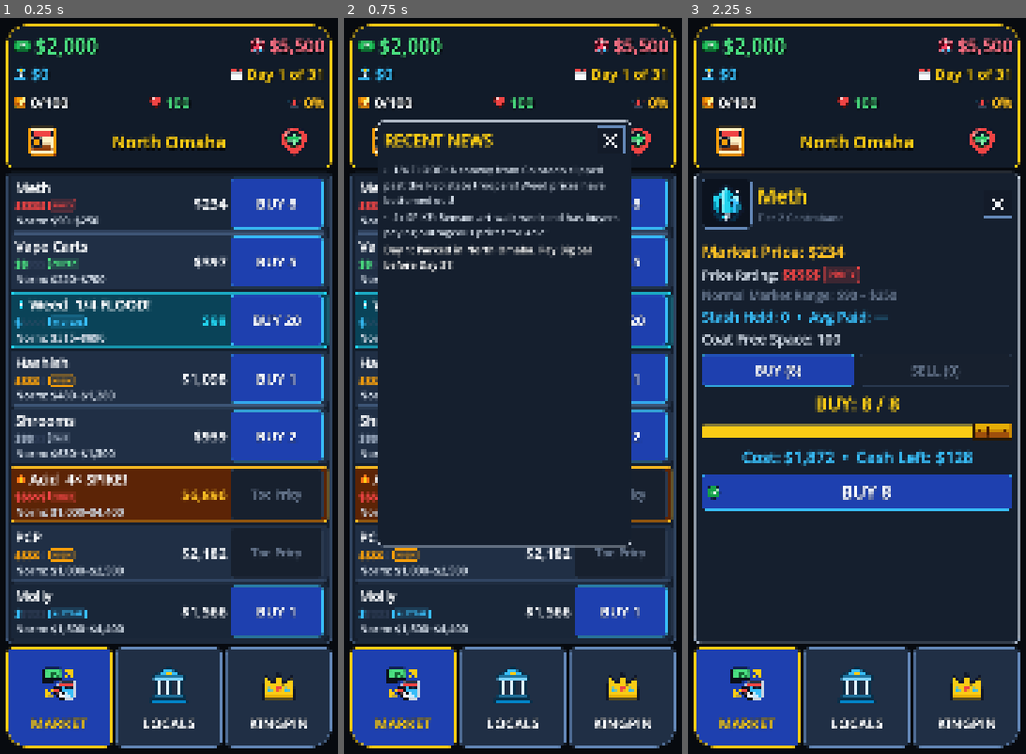
Above: before the commit, frames 1-3 (left to right).
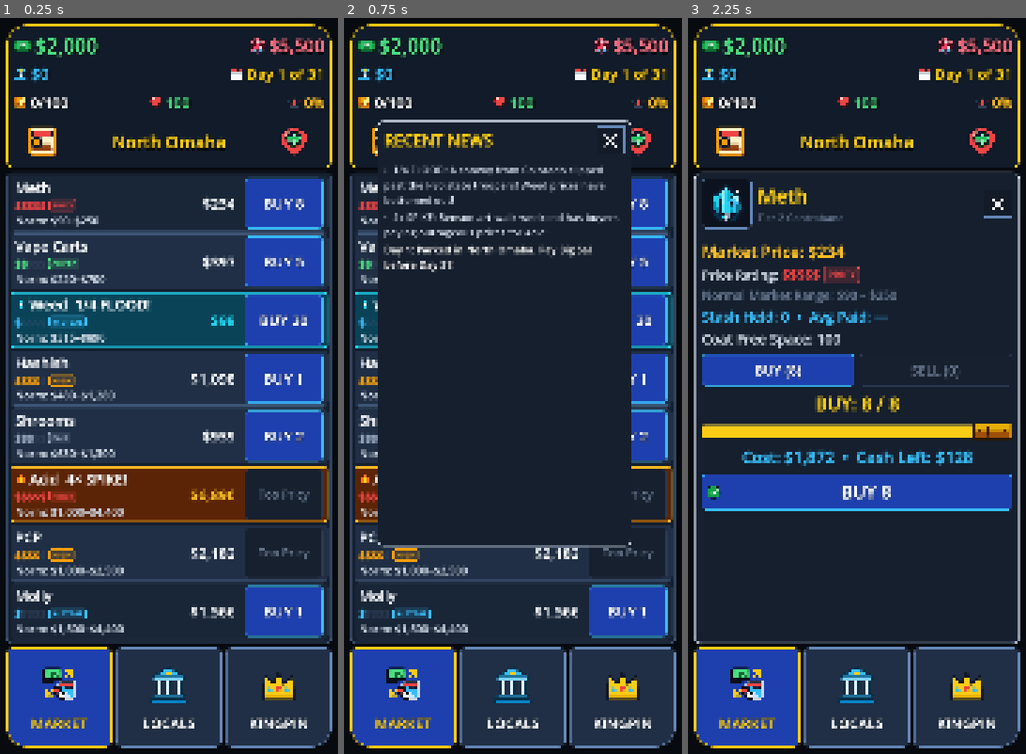
Above: after the commit, the same moments.

Repository: TimGoergen/dope-wars
Game: Godot game, scene res://Main.tscn
The game is run twice, just before and just after one commit, with the same random seed, the same clock (stepped at 60 frames per second) and the same inputs.
Inputs (mouse positions are in pixels of both pictures, inside the frame that each line leads up to):
- Up to frame 1 (0.25 s): no input
- Up to frame 2 (0.75 s): click (387, 143) at 0.52 s
- Up to frame 3 (2.25 s): click (982, 143) at 1.27 s; click (809, 202) at 2.02 s

The runs differ from the first frame. In frame 1, 4.3% of the frame differs, in the area x 53-92%, y 21-85%; in frame 2, 1.2%; in frame 3, nothing differs.

Commit message:
fix(ui): prevent market row price from overlapping sell button and expand gap to buy button

Diff:
--- a/game/scripts/Main.gd
+++ b/game/scripts/Main.gd
@@ -453,12 +453,13 @@
 		var row_hbox := HBoxContainer.new()
 		row_hbox.size_flags_horizontal = Control.SIZE_EXPAND_FILL
 		row_hbox.size_flags_vertical = Control.SIZE_EXPAND_FILL
-		row_hbox.add_theme_constant_override("separation", 12)
+		row_hbox.add_theme_constant_override("separation", 30)
 		row_panel.add_child(row_hbox)
 
 		# Left/Middle clickable area to open the Trade Slider Modal
 		var row_tap_btn := Button.new()
 		UiPalette.style_flat_inert_button(row_tap_btn)
+		row_tap_btn.clip_contents = true
 		row_tap_btn.size_flags_horizontal = Control.SIZE_EXPAND_FILL
 		row_tap_btn.size_flags_vertical = Control.SIZE_EXPAND_FILL
 		row_tap_btn.gui_input.connect(_on_market_scroll_input)
@@ -486,9 +487,11 @@
 		left_vbox.alignment = BoxContainer.ALIGNMENT_CENTER
 		left_vbox.add_theme_constant_override("separation", 2)
 		left_vbox.mouse_filter = Control.MOUSE_FILTER_IGNORE
+		left_vbox.clip_contents = true
 		info_hbox.add_child(left_vbox)
 
 		var name_row := HBoxContainer.new()
+		name_row.size_flags_horizontal = Control.SIZE_EXPAND_FILL
 		name_row.add_theme_constant_override("separation", 8)
 		name_row.mouse_filter = Control.MOUSE_FILTER_IGNORE
 		left_vbox.add_child(name_row)
@@ -500,6 +503,10 @@
 
 		var name_lbl := UiPalette.add_label(name_row, String(p_def["name"]), UiPalette.FONT_DRUG_NAME, UiPalette.TEXT_PRIMARY, false, true)
 		name_lbl.mouse_filter = Control.MOUSE_FILTER_IGNORE
+		name_lbl.autowrap_mode = TextServer.AUTOWRAP_OFF
+		name_lbl.clip_text = true
+		name_lbl.text_overrun_behavior = TextServer.OVERRUN_TRIM_ELLIPSIS
+		name_lbl.size_flags_horizontal = Control.SIZE_EXPAND_FILL
 
 		# 5-Tier "$$$$$" Price Meter + Companion Pill Badge (Above Norm: $X–$Y)
 		var meter_row := HBoxContainer.new()
@@ -541,17 +548,24 @@
 
 		var sub_lbl := UiPalette.add_label(left_vbox, "", UiPalette.FONT_DRUG_SUB, UiPalette.TEXT_SECONDARY, false, false)
 		sub_lbl.mouse_filter = Control.MOUSE_FILTER_IGNORE
+		sub_lbl.autowrap_mode = TextServer.AUTOWRAP_OFF
+		sub_lbl.clip_text = true
+		sub_lbl.text_overrun_behavior = TextServer.OVERRUN_TRIM_ELLIPSIS
+		sub_lbl.size_flags_horizontal = Control.SIZE_EXPAND_FILL
 
 		# Big Price Display
 		var price_lbl := UiPalette.add_label(info_hbox, "$0", UiPalette.FONT_DRUG_PRICE, UiPalette.TEXT_PRIMARY, false, true)
 		price_lbl.horizontal_alignment = HORIZONTAL_ALIGNMENT_RIGHT
 		price_lbl.vertical_alignment = VERTICAL_ALIGNMENT_CENTER
 		price_lbl.mouse_filter = Control.MOUSE_FILTER_IGNORE
+		price_lbl.autowrap_mode = TextServer.AUTOWRAP_OFF
+		price_lbl.size_flags_horizontal = Control.SIZE_SHRINK_END
 
 		# Right-edge 1-Tap Quick Action Button ([BUY N] / [SELL] / [DUMP N])
 		var quick_btn := Button.new()
-		quick_btn.custom_minimum_size = Vector2(296, 0)
+		quick_btn.custom_minimum_size = Vector2(250, 0)
 		quick_btn.size_flags_vertical = Control.SIZE_EXPAND_FILL
+		quick_btn.clip_text = true
 		UiPalette.style_button(quick_btn, UiPalette.BTN_PRIMARY, UiPalette.BANK_CYAN, UiPalette.TEXT_PRIMARY, UiPalette.FONT_DRUG_BTN, 12)
 		quick_btn.gui_input.connect(_on_market_scroll_input)
 		quick_btn.pressed.connect(func() -> void:
--- a/game/sim/UiLayoutTest.gd
+++ b/game/sim/UiLayoutTest.gd
@@ -31,6 +31,56 @@
 			return
 
 	# Verify scroll container and dynamic fade with > 8 products (e.g. all 12 products active)
+	for p_def in OmahaCatalog.PRODUCTS:
+		main.state.market_prices[String(p_def["id"])] = 100
+	main._refresh_all()
+	await process_frame
+	await process_frame
+
+	# Verify BUY button spacing and no-overlap with price label on Market list
+	for p_def in OmahaCatalog.PRODUCTS:
+		var pid := String(p_def["id"])
+		var ui_row: Dictionary = main._product_rows[pid]
+		var p_lbl: Label = ui_row["price_lbl"]
+		var q_btn: Button = ui_row["quick_btn"]
+		var p_rect := p_lbl.get_global_rect()
+		var q_rect := q_btn.get_global_rect()
+		var gap := q_rect.position.x - p_rect.end.x
+		if gap < 24.0:
+			push_error("FAIL [Market Row Spacing (BUY)]: pid=%s gap=%.1f < 24.0 (price_end=%.1f btn_start=%.1f)" % [pid, gap, p_rect.end.x, q_rect.position.x])
+			quit(1)
+			return
+
+	# Verify SELL button spacing and no-overlap when inventory is held under high price / spike
+	main.state.market_signals["cocaine"] = "spike"
+	main.state.market_prices["cocaine"] = 125000
+	main.state.inventory["cocaine"] = {"qty": 100, "avg_paid": 28000}
+	main.state.market_signals["pcp"] = "flood"
+	main.state.market_prices["pcp"] = 262
+	main.state.inventory["pcp"] = {"qty": 50, "avg_paid": 1800}
+	main._refresh_all()
+	await process_frame
+	await process_frame
+
+	for test_pid in ["cocaine", "pcp"]:
+		var ui_row: Dictionary = main._product_rows[test_pid]
+		var p_lbl: Label = ui_row["price_lbl"]
+		var q_btn: Button = ui_row["quick_btn"]
+		var p_rect := p_lbl.get_global_rect()
+		var q_rect := q_btn.get_global_rect()
+		var gap := q_rect.position.x - p_rect.end.x
+		if gap < 24.0:
+			push_error("FAIL [Market Row Spacing (SELL)]: pid=%s gap=%.1f < 24.0 (price_end=%.1f btn_start=%.1f)" % [test_pid, gap, p_rect.end.x, q_rect.position.x])
+			quit(1)
+			return
+		if q_btn.text != "SELL":
+			push_error("FAIL [Market Row SELL btn]: expected 'SELL', got '%s'" % q_btn.text)
+			quit(1)
+			return
+
+	main.state.inventory.clear()
+	main.state.market_signals.erase("cocaine")
+	main.state.market_signals.erase("pcp")
 	for p_def in OmahaCatalog.PRODUCTS:
 		main.state.market_prices[String(p_def["id"])] = 100
 	main._refresh_all()
